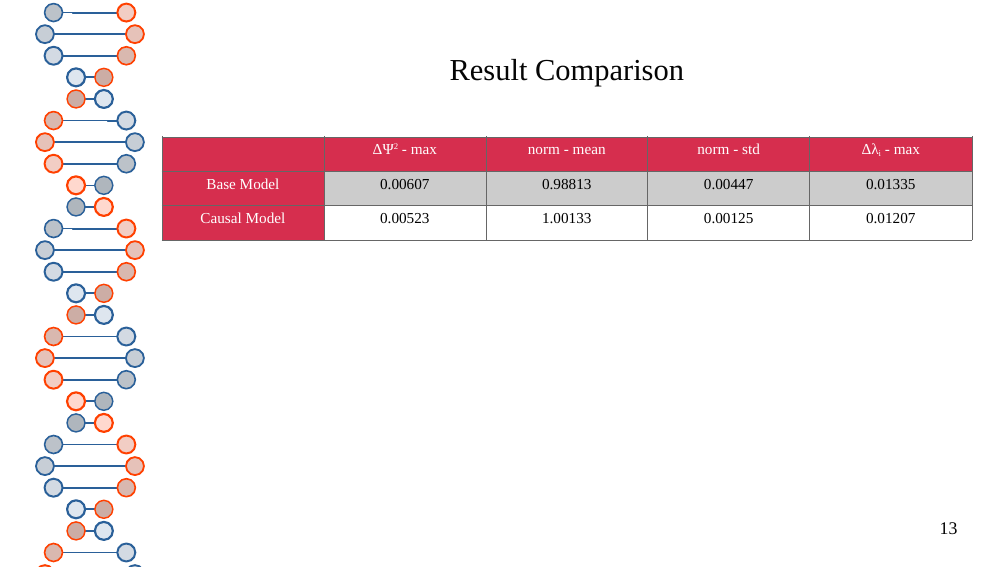
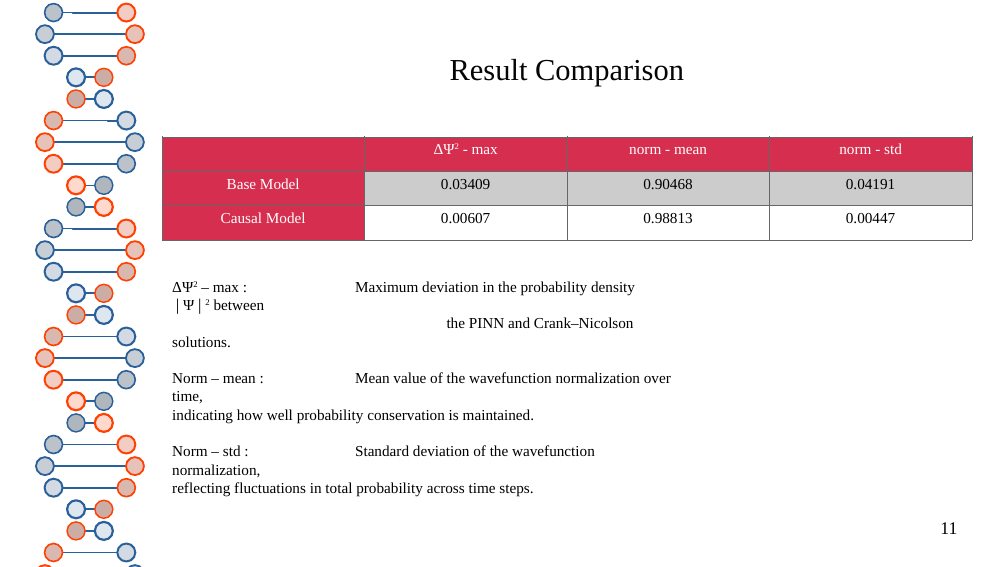
Before and after one commit to thash-jkr/Schrodinger-PINN, a slide deck: slide 11 of report/progress_presentation.odp (slide 13 before the commit). Drawn at 1008x567 pixels with LibreOffice and Linux fonts; fonts in the diff are those of the drawing. Boxes give left, top, right and bottom in pixels: in the first picture for what was removed or moved away, otherwise in the second. Text is boxed around its words. In the diff, an @@ line names an element or a change of style, - is before the commit and + after.

```diff
--- a/report/progress_presentation.odp
+++ b/report/progress_presentation.odp
@@ table at [162, 137, 971, 241] @@
-column 2: ΔΨ2 - max | 0.00607 | 0.00523
-column 3: norm - mean | 0.98813 | 1.00133
-column 4: norm - std | 0.00447 | 0.00125
-column 5: Δλi - max | 0.01335 | 0.01207
+column 2: ΔΨ2 - max | 0.03409 | 0.00607
+column 3: norm - mean | 0.90468 | 0.98813
+column 4: norm - std | 0.04191 | 0.00447
@@ text added at [172, 281, 671, 497], 12 pt, text #000000 @@
+ΔΨ2 – max : Maximum deviation in the probability density ∣Ψ∣2 between
+the PINN and Crank–Nicolson solutions.
+Norm – mean : Mean value of the wavefunction normalization over time, indicating how well probability conservation is maintained.
+Norm – std : Standard deviation of the wavefunction normalization, reflecting fluctuations in total probability across time steps.
@@ page number at [940, 522, 957, 534]: text changed @@
-13
+11
```
Also in this commit, not shown: 15 other slides changed, 3 slides added, 6 slides removed, 5 other files.
